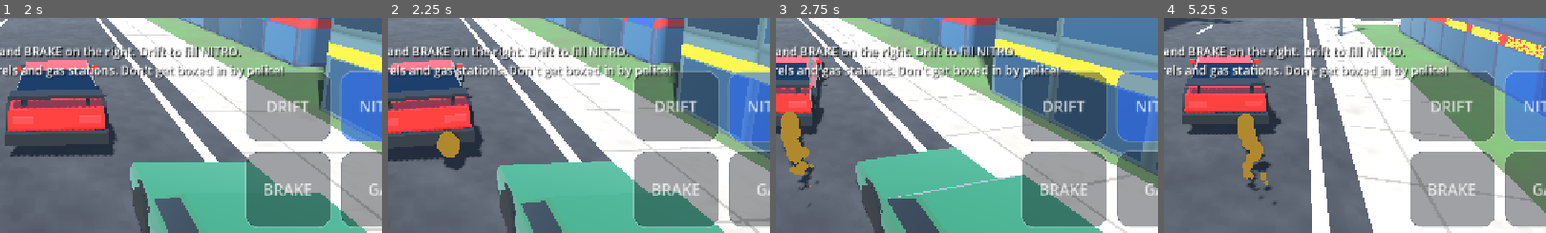
Above: before the commit, frames 1-4 (left to right).
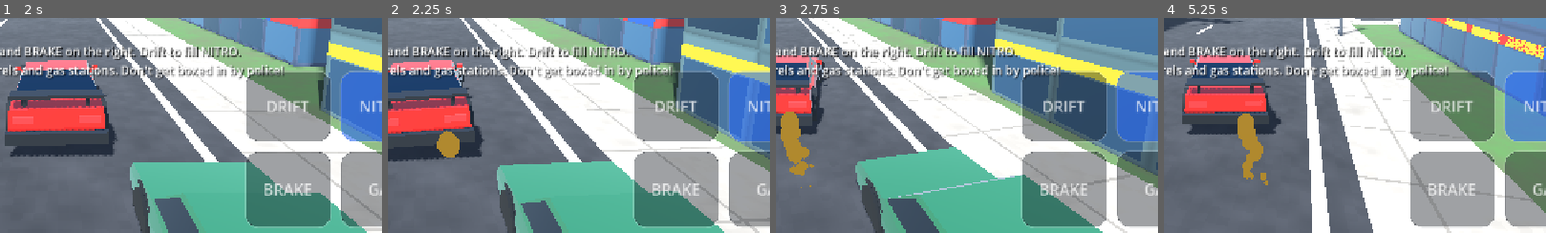
Above: after the commit, the same moments.

Repository: boidbit/cubecity
Game: Godot game, scene res://main.tscn
The game is run twice, just before and just after one commit, with the same random seed, the same clock (stepped at 60 frames per second) and the same inputs.
Inputs (mouse positions are % of the whole screen's width and height, from its top left):
- Up to frame 1 (2 s): tap Enter at 0.5 s; move the mouse to (72, 45) at 0.52 s; hold D 0.53-1.25 s; tap R at 0.6 s; click (72, 45) at 0.67 s; drag from (30, 55) to (45, 70) at 1.27 s
- Up to frame 2 (2.25 s): move the mouse to (60, 28) at 2.02 s; hold D from 2.03 s (still down); hold Q from 2.03 s (still down)
- Up to frame 3 (2.75 s): keep holding D; keep holding Q
- Up to frame 4 (5.25 s): release D at 2.75 s; release Q at 2.75 s; drag from (45, 70) to (20, 35) at 2.77 s; move the mouse to (80, 65) at 3.52 s; hold A 3.53-4.25 s; hold E 3.53-4.25 s; drag from (20, 35) to (35, 25) at 4.27 s; move the mouse to (55, 50) at 5.02 s; hold S from 5.03 s (still down); hold N from 5.03 s (still down); click (55, 50) at 5.17 s
The pictures show only the part of the screen within x 42-92%, y 48-98%; the shares and areas given below are measured in that part.

Frame 1 is identical in both runs. In frame 2, 0.3% of the frame differs, in the area x 14-21%, y 50-71%; in frame 3, 0.3%; in frame 4, 0.4%, in the area x 20-30%, y 53-88%.

Commit message:
Real explosions, smaller videos, fewer pile-ups, flanking police
- The translucent orange ball in every explosion is gone; blasts are now
  layered fire, a flame column, smoke, sparks and dust
- Videos are encoded at quality 26 with an 8 Mbps cap: about 4x smaller
  with no visible difference
- At most two police press the player at once; the rest shadow at a
  distance. A nitro-boosted player shoves police cars aside
- Video runs: police also come out of side streets (timed to join just
  behind the bot) and head-on from ahead
- The chase camera backs up to keep the nearest police in the frame
- Rear-view shots last longer

Co-Authored-By: Claude Sonnet 5.5 <noreply@anthropic.com>
Claude-Session: https://claude.ai/code/session_01PH4vTsndEbJhecoWK55aB1

Diff:
--- a/car.gd
+++ b/car.gd
@@ -72,6 +72,7 @@
 var backoff_t := 0.0
 var backoff_steer := 0.0
 var ram_cd := 0.0
+var hold := false          # set by main: too many police are on the player, so shadow instead of ramming
 
 
 func build(color: Color, player: bool, k: String = "") -> void:
@@ -542,6 +543,13 @@
 	if nitro_active:
 		nitro = maxf(0.0, nitro - 28.0 * delta)
 		apply_central_force(fwd * mass * 9.0)
+		# a nitro-boosted car is hard to pin: it shoves police cars out of the way
+		for b in get_colliding_bodies():
+			var other := b as Car
+			if other != null and not other.is_player and not other.is_block:
+				var away := other.global_position - global_position
+				away.y = 0.0
+				other.apply_central_impulse(away.normalized() * other.mass * 0.3)
 	flame.emitting = nitro_active
 
 
@@ -677,6 +685,10 @@
 			path.remove_at(0)
 		if not path.is_empty():
 			aim = path[0]
+	elif hold and dist < 22.0:
+		var hf: Vector3 = -target.global_transform.basis.z
+		var hr: Vector3 = target.global_transform.basis.x
+		aim = tpos - hf * 12.0 + hr * pit_side * 5.0
 	elif dist < 22.0 and target.speed > 6.0 and not is_swat:
 		var tf: Vector3 = -target.global_transform.basis.z
 		var tr: Vector3 = target.global_transform.basis.x
@@ -721,7 +733,10 @@
 	if blocked:
 		want = minf(want, 8.0)
 	input_gas = clampf((want - fwd_speed) * 0.35, -1.0, 1.0)
-	if dist < 6.0 and absf(diff) < 0.6 and ram_cd <= 0.0:
+	if hold and dist < 26.0:
+		want = minf(want, maxf(target.speed, 5.0) + 2.0)
+		input_gas = clampf((want - fwd_speed) * 0.35, -1.0, 1.0)
+	elif dist < 6.0 and absf(diff) < 0.6 and ram_cd <= 0.0:
 		input_gas = 1.0
 	input_hb = 0.0
 
--- a/director.gd
+++ b/director.gd
@@ -136,9 +136,57 @@
 # Called by main when a police car is due. Spawning on the road the car just drove
 # down puts the pack behind it, where the camera can see the chase.
 func spawn_police() -> bool:
-	if mode == "destroy" or main.cam_mode == "front" or randf() < 0.35:
+	if mode == "destroy" or main.cam_mode == "front":
+		return false
+	# a mix of directions: out of side streets, head-on from ahead, from behind.
+	# Returning false lets the game pick its own spot.
+	var r := randf()
+	if r < 0.35:
+		return _spawn_side()
+	if r < 0.5:
+		return _spawn_ahead()
+	if r < 0.65:
 		return false
 	return _spawn_behind(randf_range(55.0, 80.0))
+
+
+# Out of the next side street, timed to reach the road just behind the bot.
+func _spawn_side() -> bool:
+	var n := bot.node_ahead()
+	if bot._blocked(n):
+		return false
+	var pl: Car = main.player
+	var np: Vector3 = main.world.node_pos(n)
+	var along := Vector3(np.x - pl.global_position.x, 0, np.z - pl.global_position.z).length()
+	if along < 70.0 or along > 160.0:
+		return false
+	var h: Vector2i = bot._grid_dir()
+	var sgn := 1.0 if randf() < 0.5 else -1.0
+	var away := Vector3(h.y, 0, h.x) * sgn          # along the cross street, away from the crossing
+	var eta := along / maxf(pl.speed, 15.0) + 0.9
+	var pos := np + away * clampf(eta * 22.0, 35.0, 130.0)
+	var f := -away
+	pos += Vector3.UP.cross(f) * 3.5
+	pos.y = 0.9
+	var lim: float = World.HALF - 8.0
+	if absf(pos.x) > lim or absf(pos.z) > lim or pos.distance_to(pl.global_position) < 50.0:
+		return false
+	main.spawn_police_at(pos, atan2(-f.x, -f.z), 20.0)
+	return true
+
+
+# Head-on down the road the bot is driving: it has to thread past.
+func _spawn_ahead() -> bool:
+	var dist := bot.straight_ahead()
+	if dist < 170.0 or bot.busy():
+		return false
+	var pa: Dictionary = bot.point_ahead(minf(dist - 30.0, 190.0))
+	var dirv: Vector3 = pa["dir"]
+	var f := -dirv
+	var pos: Vector3 = pa["pos"] + Vector3.UP.cross(f) * 3.5
+	pos.y = 0.9
+	main.spawn_police_at(pos, atan2(-f.x, -f.z), 22.0)
+	return true
 
 
 func _spawn_behind(back: float) -> bool:
@@ -312,7 +360,7 @@
 	if main.cam_mode != "chase":
 		main.cam_mode = "chase"
 		main.cam_cut = true
-		next_shot = t + randf_range(5.0, 8.0)
+		next_shot = t + randf_range(3.5, 5.5)
 		return
 	if t < next_shot or bot.busy() or main.player.airtime > 0.0:
 		return
@@ -320,7 +368,7 @@
 	if _police_behind(50.0) >= 1 and bot.straight_ahead() > 80.0:
 		main.cam_mode = "front"
 		main.cam_cut = true
-		shot_end = t + 2.4
+		shot_end = t + 3.2
 	elif main.alive_police() >= 4:
 		main.cam_mode = "heli"
 		main.cam_cut = true
--- a/fx.gd
+++ b/fx.gd
@@ -7,15 +7,16 @@
 var smoke_mesh: SphereMesh
 var dust_mesh: SphereMesh
 var spark_mesh: BoxMesh
-var fireball_mesh: SphereMesh
 var grow_fade: Curve
 var shrink: Curve
 var dust_pool: Array[CPUParticles3D] = []
 var fire_pool: Array[CPUParticles3D] = []
+var core_pool: Array[CPUParticles3D] = []
+var fire_ramp: Gradient
 var smoke_pool: Array[CPUParticles3D] = []
 var spark_pool: Array[CPUParticles3D] = []
 var tire_pool: Array[CPUParticles3D] = []
-var idx := {"dust": 0, "fire": 0, "smoke": 0, "spark": 0, "tire": 0}
+var idx := {"dust": 0, "fire": 0, "core": 0, "smoke": 0, "spark": 0, "tire": 0}
 var flash: OmniLight3D
 var skid_mm: MultiMesh
 var skid_i := 0
@@ -38,6 +39,7 @@
 	fm.shading_mode = BaseMaterial3D.SHADING_MODE_UNSHADED
 	fm.vertex_color_use_as_albedo = true
 	fm.albedo_color = Color(1, 0.55, 0.12)
+	fm.transparency = BaseMaterial3D.TRANSPARENCY_ALPHA
 	fire_mesh = SphereMesh.new()
 	fire_mesh.radius = 0.3
 	fire_mesh.height = 0.6
@@ -76,15 +78,14 @@
 	spark_mesh.size = Vector3(0.1, 0.1, 0.3)
 	spark_mesh.material = pm
 
-	fireball_mesh = SphereMesh.new()
-	fireball_mesh.radius = 1.0
-	fireball_mesh.height = 2.0
-	fireball_mesh.radial_segments = 14
-	fireball_mesh.rings = 8
-
 	fade = Gradient.new()
 	fade.set_color(0, Color(1, 1, 1, 0.85))
 	fade.set_color(1, Color(1, 1, 1, 0.0))
+	# white-hot core, then orange, then dark red and gone
+	fire_ramp = Gradient.new()
+	fire_ramp.set_color(0, Color(1.0, 0.96, 0.65, 1.0))
+	fire_ramp.set_color(1, Color(0.3, 0.08, 0.03, 0.0))
+	fire_ramp.add_point(0.35, Color(1.0, 0.52, 0.1, 0.95))
 	grow_fade = Curve.new()
 	grow_fade.add_point(Vector2(0.0, 0.35))
 	grow_fade.add_point(Vector2(0.35, 1.0))
@@ -96,8 +97,21 @@
 	for i in 8:
 		dust_pool.append(_pool_node(dust_mesh, 24, 2.6, Vector3(0, 0.6, 0), 1.5, 5.0, 180.0, grow_fade, Color(0.8, 0.77, 0.72, 0.8)))
 	for i in 4:
-		fire_pool.append(_pool_node(fire_mesh, 40, 0.9, Vector3(0, -12, 0), 4.0, 12.0, 180.0, shrink, Color.WHITE))
-		smoke_pool.append(_pool_node(smoke_mesh, 16, 2.2, Vector3(0, 2.2, 0), 1.0, 4.0, 180.0, grow_fade, Color(0.5, 0.5, 0.5, 0.85)))
+		var fp := _pool_node(fire_mesh, 40, 0.85, Vector3(0, -4, 0), 4.0, 13.0, 180.0, shrink, Color.WHITE)
+		fp.color_ramp = fire_ramp
+		fp.scale_amount_min = 1.6
+		fp.scale_amount_max = 3.4
+		fire_pool.append(fp)
+		# flame column rising out of the middle of the blast
+		var cp := _pool_node(fire_mesh, 20, 0.8, Vector3(0, 5.0, 0), 2.0, 7.0, 32.0, shrink, Color.WHITE)
+		cp.color_ramp = fire_ramp
+		cp.scale_amount_min = 2.0
+		cp.scale_amount_max = 4.2
+		core_pool.append(cp)
+		var sp := _pool_node(smoke_mesh, 16, 2.6, Vector3(0, 2.2, 0), 1.0, 4.5, 180.0, grow_fade, Color(0.22, 0.21, 0.2, 0.9))
+		sp.scale_amount_min = 1.5
+		sp.scale_amount_max = 2.8
+		smoke_pool.append(sp)
 	for i in 8:
 		spark_pool.append(_pool_node(spark_mesh, 14, 0.6, Vector3(0, -14, 0), 4.0, 11.0, 60.0, shrink, Color.WHITE))
 	for i in 12:
@@ -199,26 +213,15 @@
 
 
 func explosion(pos: Vector3, power: float) -> void:
-	_fire_at(_next(fire_pool, "fire"), pos, clampi(int(24 + power * 3.0), 24, 60))
-	_fire_at(_next(smoke_pool, "smoke"), pos + Vector3(0, 1, 0), clampi(int(8 + power), 8, 24))
-	var fb := MeshInstance3D.new()
-	fb.mesh = fireball_mesh
-	var m := StandardMaterial3D.new()
-	m.shading_mode = BaseMaterial3D.SHADING_MODE_UNSHADED
-	m.transparency = BaseMaterial3D.TRANSPARENCY_ALPHA
-	m.albedo_color = Color(1.0, 0.62, 0.2, 0.9)
-	fb.material_override = m
-	fb.scale = Vector3.ONE * 0.6
-	add_child(fb)
-	fb.global_position = pos + Vector3(0, 0.8, 0)
-	var tw := create_tween()
-	tw.tween_property(fb, "scale", Vector3.ONE * (2.2 + power * 0.4), 0.38)
-	tw.parallel().tween_property(m, "albedo_color:a", 0.0, 0.38)
-	tw.tween_callback(fb.queue_free)
+	_fire_at(_next(fire_pool, "fire"), pos + Vector3(0, 0.6, 0), clampi(int(26 + power * 3.0), 26, 64))
+	_fire_at(_next(core_pool, "core"), pos + Vector3(0, 0.4, 0), clampi(int(12 + power * 1.5), 12, 30))
+	_fire_at(_next(smoke_pool, "smoke"), pos + Vector3(0, 1.2, 0), clampi(int(10 + power), 10, 26))
+	_fire_at(_next(spark_pool, "spark"), pos + Vector3(0, 0.8, 0), clampi(int(14 + power * 2.0), 14, 40))
+	dust(pos, int(power * 6.0))
 	flash.global_position = pos + Vector3(0, 3, 0)
-	flash.light_energy = 7.0
+	flash.light_energy = 9.0
 	var t2 := create_tween()
-	t2.tween_property(flash, "light_energy", 0.0, 0.5)
+	t2.tween_property(flash, "light_energy", 0.0, 0.45)
 
 
 func make_smoke() -> CPUParticles3D:
--- a/main.gd
+++ b/main.gd
@@ -51,6 +51,7 @@
 var cam_mode := "chase"
 var cam_cut := false
 var cam_steer := 0.0
+var cam_cop_back := 0.0
 var tod := 0.22
 var tod_rate := 1.0 / 480.0
 var rain_amt := 0.0
@@ -419,6 +420,7 @@
 	if spawn_t <= 0.0 and police.size() < cap:
 		spawn_t = randf_range(spawn_gap.x, spawn_gap.y)
 		_spawn_police()
+	_assign_attackers()
 	for c in police.duplicate():
 		if not is_instance_valid(c):
 			police.erase(c)
@@ -443,6 +445,19 @@
 		if block_t <= 0.0 and blocks.size() < 4:
 			block_t = maxf(10.0, 30.0 - level * 3.0)
 			_spawn_roadblock()
+
+
+# At most two police cars press the player at once. The rest shadow at a distance and
+# take over when one is wrecked or backs off: this stops a pack boxing the player in.
+func _assign_attackers() -> void:
+	var live: Array[Car] = []
+	for c in police:
+		if is_instance_valid(c) and not c.dead and not c.is_swat:
+			live.append(c)
+	var pp := player.global_position
+	live.sort_custom(func(a: Car, b: Car) -> bool: return a.global_position.distance_squared_to(pp) < b.global_position.distance_squared_to(pp))
+	for i in live.size():
+		live[i].hold = i >= 2
 
 
 # Every crime adds heat. The first one puts you on the police radar.
@@ -603,11 +618,27 @@
 	var back := 8.2 + spd * 0.05
 	var up := 3.5 + spd * 0.02
 	var ahead := 6.0
+	var cop_back := 0.0
+	if director != null:
+		# keep the nearest police behind the player in the frame: the camera backs up
+		# to stay behind them (the longer the gap, the further back and higher)
+		var sideways := fwd.cross(Vector3.UP)
+		for c in police:
+			if not is_instance_valid(c) or c.dead:
+				continue
+			var rel := c.global_position - player.global_position
+			rel.y = 0.0
+			var behind := -rel.dot(fwd)
+			if behind > 0.0 and behind < 38.0 and absf(rel.dot(sideways)) < 14.0:
+				cop_back = maxf(cop_back, behind)
+		cam_cop_back = lerpf(cam_cop_back, minf(cop_back, 24.0), 1.0 - exp(-2.5 * dt))
 	if vertical:
 		# higher and steeper, so the police behind the car stay in the frame
 		back = 6.5 + spd * 0.05
 		up = 4.8 + spd * 0.03
 		ahead = 5.0
+	back += cam_cop_back * 0.75
+	up += cam_cop_back * 0.3
 	var target := _cam_clear(player.global_position - cam_dir * back + Vector3(0, up, 0))
 	var p := target if cam_cut else cam.global_position.lerp(target, 1.0 - exp(-9.0 * dt))
 	p += Vector3(randf() - 0.5, randf() - 0.5, randf() - 0.5) * shake
Not shown, changed: tools/record.sh
